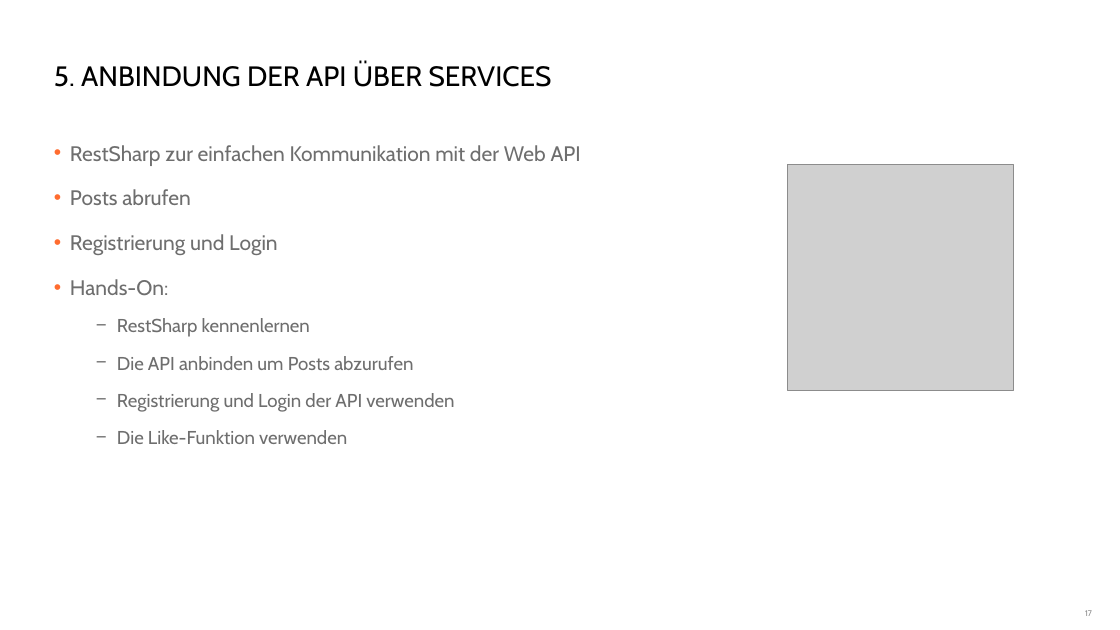
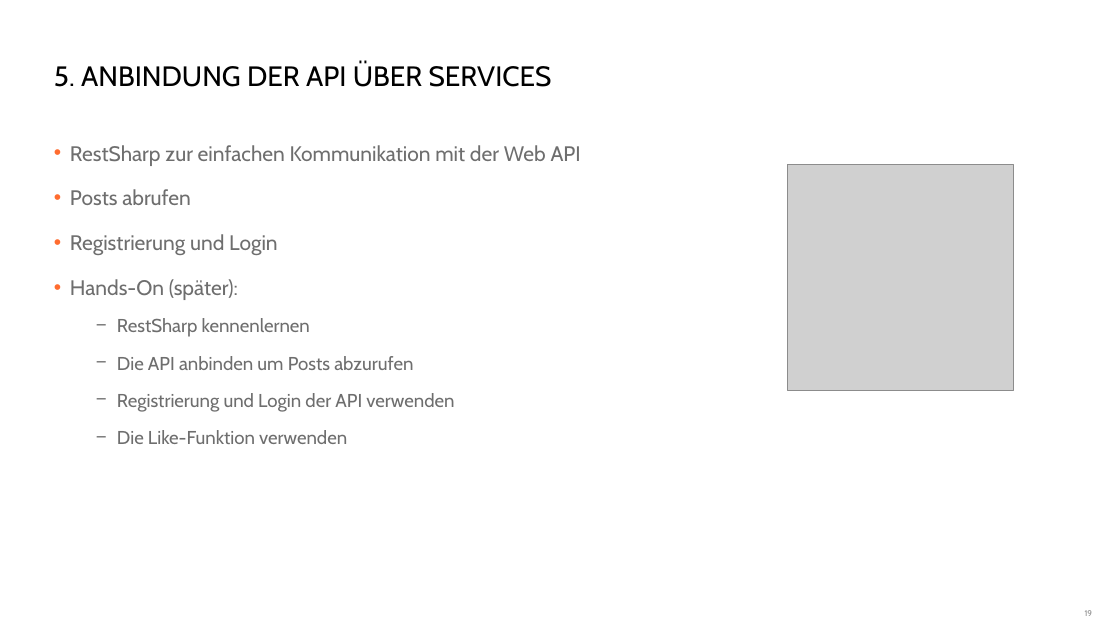
Before and after one commit to danielbeckmann/DotNETJumpStart, a slide deck: slide 19 of 06. Universal Windows Platform/Entwicklung einer App für die universelle Windows Plattform.pptx (slide 17 before the commit). Drawn at 1120x630 pixels with LibreOffice and Linux fonts; fonts in the diff are those of the drawing; grey boxes stand for pictures; background and template pictures are left out. Boxes give left, top, right and bottom in pixels: in the first picture for what was removed or moved away, otherwise in the second. Text is boxed around its words. In the diff, an @@ line names an element or a change of style, - is before the commit and + after.

```diff
--- a/06. Universal Windows Platform/Entwicklung einer App für die universelle Windows Plattform.pptx
+++ b/06. Universal Windows Platform/Entwicklung einer App für die universelle Windows Plattform.pptx
@@ text at <box>70,279,238,300</box>: text changed @@
-• Hands-On:
+• Hands-On (später):
@@ page number at <box>1085,610,1093,616</box>: text changed @@
-17
+19
```
Also in this commit, not shown: 5 other slides changed, 3 slides added, 4 other files.
